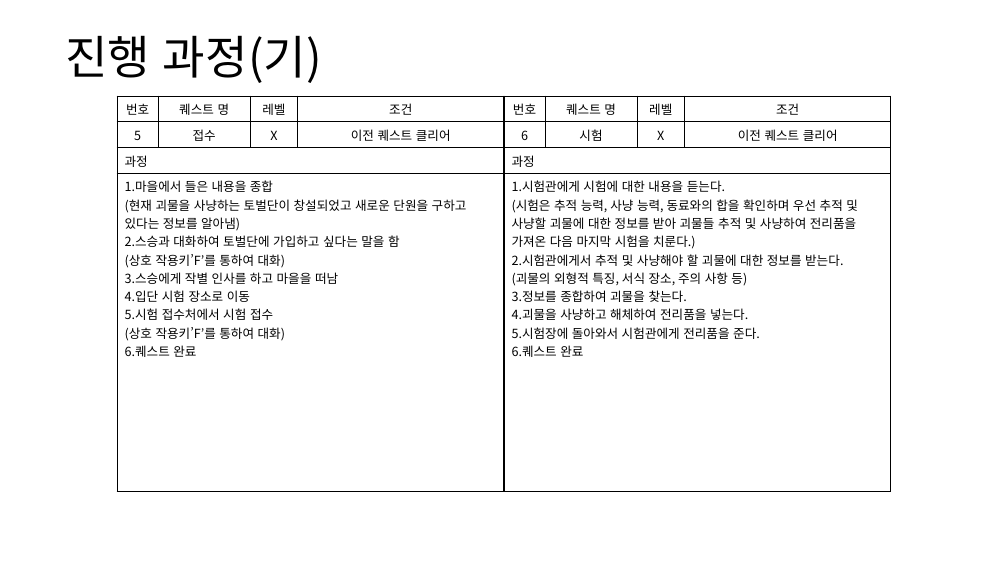
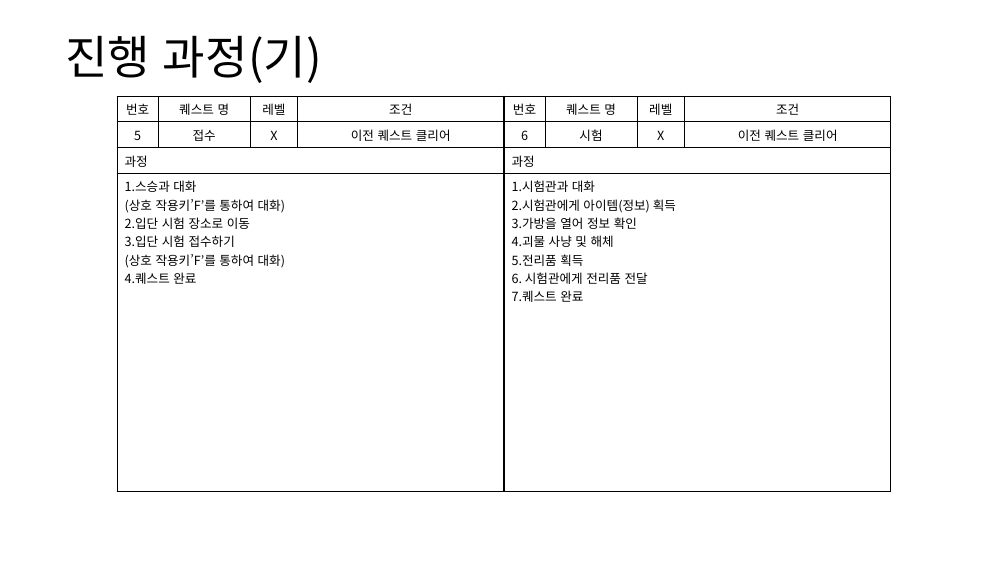
Before and after one commit to yjk0401/unityenginebasic_9th, a slide deck: slide 18 of 기획/메인 스토리 기획서.pptx (slide 14 before the commit). Drawn at 1008x567 pixels with LibreOffice and Linux fonts; fonts in the diff are those of the drawing. Boxes give left, top, right and bottom in pixels: in the first picture for what was removed or moved away, otherwise in the second. Text is boxed around its words. In the diff, an @@ line names an element or a change of style, - is before the commit and + after.

```diff
--- a/기획/메인 스토리 기획서.pptx
+++ b/기획/메인 스토리 기획서.pptx
@@ table at box(117, 96, 504, 482) @@
-row 4, column 1: 1.마을에서 들은 내용을 종합 / (현재 괴물을 사냥하는 토벌단이 창설되었고 새로운 단원을 구하고 있다는 정보를 알아냄) / 2.스승과 대화하여 토벌단에 가입하고 싶다는 말을 함 / (상호 작용키’F’를 통하여 대화) / 3.스승에게 작별 인사를 하고 마을을 떠남 / 4.입단 시험 장소로 이동 / 5.시험 접수처에서 시험 접수 / (상호 작용키’F’를 통하여 대화) / 6.퀘스트 완료
+row 4, column 1: 1.스승과 대화 / (상호 작용키’F’를 통하여 대화) / 2.입단 시험 장소로 이동 / 3.입단 시험 접수하기 / (상호 작용키’F’를 통하여 대화) / 4.퀘스트 완료
@@ table at box(504, 96, 892, 482) @@
-row 4, column 1: 1.시험관에게 시험에 대한 내용을 듣는다. / (시험은 추적 능력, 사냥 능력, 동료와의 합을 확인하며 우선 추적 및 사냥할 괴물에 대한 정보를 받아 괴물들 추적 및 사냥하여 전리품을 가져온 다음 마지막 시험을 치룬다.) / 2.시험관에게서 추적 및 사냥해야 할 괴물에 대한 정보를 받는다. / (괴물의 외형적 특징, 서식 장소, 주의 사항 등) / 3.정보를 종합하여 괴물을 찾는다. / 4.괴물을 사냥하고 해체하여 전리품을 넣는다. / 5.시험장에 돌아와서 시험관에게 전리품을 준다. / 6.퀘스트 완료
+row 4, column 1: 1.시험관과 대화 / 2.시험관에게 아이템(정보) 획득 / 3.가방을 열어 정보 확인 / 4.괴물 사냥 및 해체 / 5.전리품 획득 / 6. 시험관에게 전리품 전달 / 7.퀘스트 완료
```
Also in this commit, not shown: 7 other slides changed, 7 slides added, 2 slides removed.
